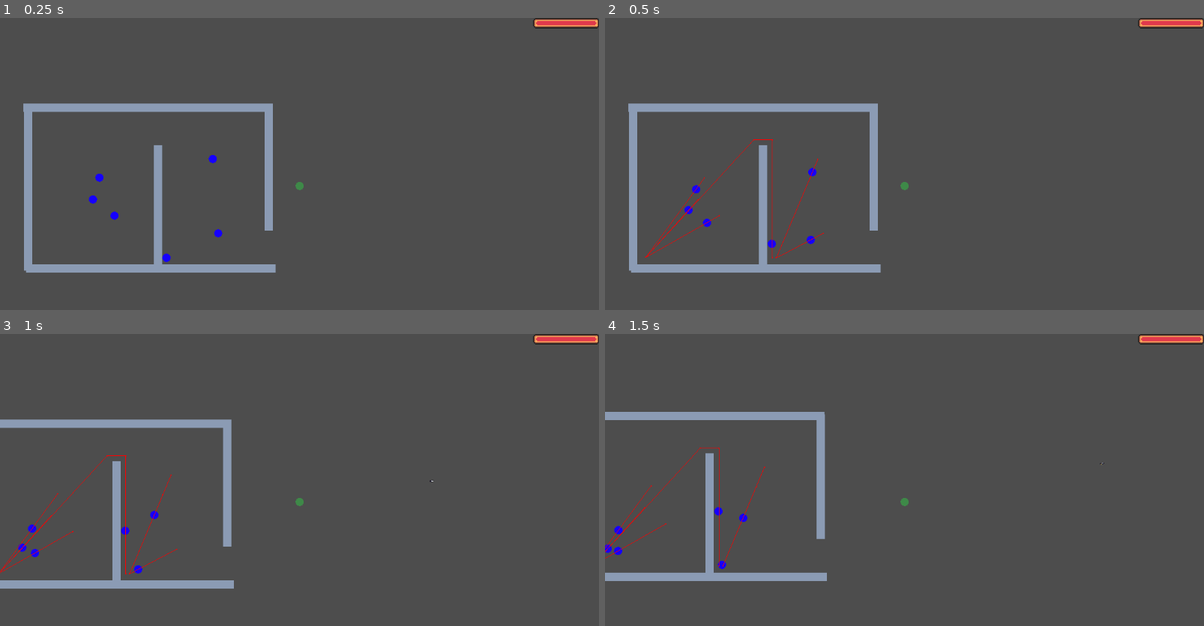
Above: before the commit, frames 1-4 (two rows, left to right).
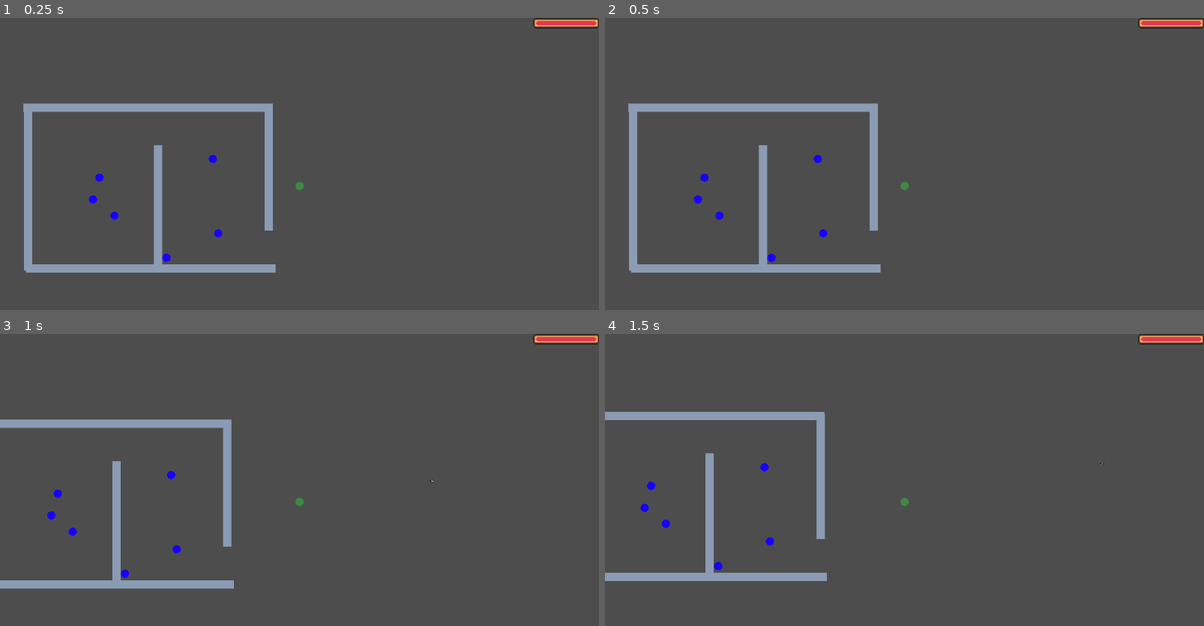
Above: after the commit, the same moments.

Repository: whocares-abt/fast-pace
Game: Godot game, scene res://Scenes/debug_map.tscn
Same seed, same stepped clock (60 frames per second), same inputs: the game is played once before the commit and once after it.
Inputs (mouse positions are in pixels of both pictures, inside the frame that each line leads up to):
- Up to frame 1 (0.25 s): no input
- Up to frame 2 (0.5 s): no input
- Up to frame 3 (1 s): move the mouse to (431, 485) at 0.52 s; hold D (move_right) from 0.53 s (still down); hold Right mouse button (ability) from 0.53 s (still down); tap Shift (bullet_time) at 0.8 s
- Up to frame 4 (1.5 s): move the mouse to (784, 517) at 1.27 s; release D (move_right) at 1.28 s; release Right mouse button (ability) at 1.28 s; hold S (move_down) from 1.28 s (still down); tap Shift (bullet_time) at 1.35 s

Frame 1 is identical in both runs. In frame 2, 0.7% of the frame differs, in the area x 6-38%, y 41-84%; in frame 3, 0.7%; in frame 4, 0.6%.

Commit message:
Added vision cones (buggy). Tried other forms of patrolling (buggy)

Diff:
--- /dev/null
+++ b/Resources/Patrols/debug_map_patrol_1.tres
@@ -0,0 +1,7 @@
+[gd_resource type="Curve2D" format=3 uid="uid://b4ilbtjs3th6l"]
+
+[resource]
+_data = {
+"points": PackedVector2Array(0, 0, 0, 0, -11, 212, 0, 0, 0, 0, -14, -157, 0, 0, 0, 0, 246, -152, 0, 0, 0, 0, 225, 212, 0, 0, 0, 0, -11, 212)
+}
+point_count = 5
--- a/Resources/Patrols/debug_map_patrol_2.tres
+++ b/Resources/Patrols/debug_map_patrol_2.tres
@@ -2,6 +2,6 @@
 
 [resource]
 _data = {
-"points": PackedVector2Array(0, 0, 0, 0, -593.45013, 334.60486, 0, 0, 0, 0, -598.7112, -228.331, 0, 0, 0, 0, -163.09357, -229.38321, 0, 0, 0, 0, -172.5635, 325.13492, 0, 0, 0, 0, -593.45013, 334.60486)
+"points": PackedVector2Array(0, 0, 0, 0, -531.3693, 251.47975, 0, 0, 0, 0, -534, -189, 0, 0, 0, 0, -192, -176, 0, 0, 0, 0, -206, 257, 0, 0, 0, 0, -531.3693, 251.47975)
 }
 point_count = 5
--- /dev/null
+++ b/Scenes/AI/patrol_component.tscn
@@ -0,0 +1,13 @@
+[gd_scene load_steps=3 format=3 uid="uid://bpwhnhgxkydrx"]
+
+[ext_resource type="Script" uid="uid://d4cfqyjxki0wo" path="res://Scripts/AI/patrol_component.gd" id="1_k2np0"]
+
+[sub_resource type="Curve2D" id="Curve2D_3mvby"]
+
+[node name="PatrolComponent" type="Path2D"]
+curve = SubResource("Curve2D_3mvby")
+script = ExtResource("1_k2np0")
+
+[node name="PathFollow2D" type="PathFollow2D" parent="."]
+
+[node name="PatrolStart" type="Node2D" parent="."]
--- a/Scenes/AI/patrol_path.tscn
+++ b/Scenes/AI/patrol_path_deprecated.tscn
@@ -8,13 +8,9 @@
 curve = ExtResource("1_ndmey")
 script = ExtResource("1_cptgr")
 
+[node name="PathFollow2D" type="PathFollow2D" parent="."]
+position = Vector2(-531.3696, 251.42729)
+rotation = -1.5767685
+progress = 0.1
+
 [node name="PatrolStart" type="Node2D" parent="."]
-
-[node name="PathFollow2D" type="PathFollow2D" parent="."]
-position = Vector2(-593.71606, 314.7132)
-rotation = -1.5801418
-progress = 19.741707
-h_offset = -0.08
-rotates = false
-
-[node name="Sprite2D" type="Sprite2D" parent="PathFollow2D"]
--- /dev/null
+++ b/Scenes/AI/vision_detector.tscn
@@ -0,0 +1,14 @@
+[gd_scene load_steps=2 format=3 uid="uid://og744yjrgqlu"]
+
+[ext_resource type="Script" uid="uid://dc4fp7jobnvfh" path="res://Scripts/AI/vision_detector.gd" id="1_ugat2"]
+
+[node name="VisionDetector" type="Area2D"]
+collision_layer = 0
+collision_mask = 16
+script = ExtResource("1_ugat2")
+
+[node name="RayCast2D" type="RayCast2D" parent="."]
+collision_mask = 24
+collide_with_areas = true
+
+[connection signal="area_entered" from="." to="." method="_on_area_entered"]
--- /dev/null
+++ b/Scenes/AI/vision_hitbox.tscn
@@ -0,0 +1,5 @@
+[gd_scene format=3 uid="uid://dde0kstwj0d7"]
+
+[node name="VisionHitbox" type="Area2D"]
+collision_layer = 16
+collision_mask = 0
--- a/Scenes/Characters/enemy_character.tscn
+++ b/Scenes/Characters/enemy_character.tscn
@@ -1,9 +1,11 @@
-[gd_scene load_steps=10 format=3 uid="uid://uriwqjsj2l17"]
+[gd_scene load_steps=13 format=3 uid="uid://uriwqjsj2l17"]
 
 [ext_resource type="Texture2D" uid="uid://bkgx3t4wcwml7" path="res://Assets/Art/Textures/Characters/Enemy.png" id="1_kjxs3"]
 [ext_resource type="Script" uid="uid://rgjg7yqphkf0" path="res://Scripts/Characters/enemy_character.gd" id="1_nraa5"]
 [ext_resource type="PackedScene" uid="uid://u2sytbk4b1vf" path="res://Scenes/AI/navigation_component.tscn" id="2_f31sj"]
+[ext_resource type="PackedScene" uid="uid://og744yjrgqlu" path="res://Scenes/AI/vision_detector.tscn" id="3_mwus0"]
 [ext_resource type="PackedScene" uid="uid://jtjvgtyiaplq" path="res://Scenes/Combat/hitbox.tscn" id="3_sdh2x"]
+[ext_resource type="PackedScene" uid="uid://bpwhnhgxkydrx" path="res://Scenes/AI/patrol_component.tscn" id="3_v16rk"]
 [ext_resource type="Material" uid="uid://bljcxy5kcv03j" path="res://Resources/Particles/blood_splatter.tres" id="4_najb4"]
 
 [sub_resource type="AtlasTexture" id="AtlasTexture_nraa5"]
@@ -35,14 +37,14 @@
 [sub_resource type="CircleShape2D" id="CircleShape2D_sdh2x"]
 radius = 21.023796
 
+[sub_resource type="RectangleShape2D" id="RectangleShape2D_mwus0"]
+size = Vector2(185, 20)
+
 [node name="EnemyCharacter" type="CharacterBody2D"]
 collision_layer = 4
 collision_mask = 4
 motion_mode = 1
 script = ExtResource("1_nraa5")
-
-[node name="NavComp" parent="." instance=ExtResource("2_f31sj")]
-debug_enabled = true
 
 [node name="AnimatedSprite2D" type="AnimatedSprite2D" parent="."]
 sprite_frames = SubResource("SpriteFrames_sdh2x")
@@ -55,6 +57,17 @@
 [node name="CollisionShape2D" type="CollisionShape2D" parent="Hitbox"]
 shape = SubResource("CircleShape2D_sdh2x")
 
+[node name="NavComp" parent="." instance=ExtResource("2_f31sj")]
+debug_enabled = true
+
+[node name="PatrolComp" parent="." instance=ExtResource("3_v16rk")]
+
+[node name="VisionDetector" parent="." instance=ExtResource("3_mwus0")]
+
+[node name="CollisionShape2D" type="CollisionShape2D" parent="VisionDetector"]
+position = Vector2(117, 0)
+shape = SubResource("RectangleShape2D_mwus0")
+
 [node name="GPUParticles2D" type="GPUParticles2D" parent="."]
 z_index = -5
 emitting = false
@@ -64,3 +77,4 @@
 process_material = ExtResource("4_najb4")
 
 [connection signal="hurtbox_entered" from="Hitbox" to="." method="_on_hitbox_hurtbox_entered"]
+[connection signal="player_detected" from="VisionDetector" to="." method="_on_vision_detector_player_detected"]
--- a/Scenes/Characters/player_character.tscn
+++ b/Scenes/Characters/player_character.tscn
@@ -6,6 +6,7 @@
 [ext_resource type="PackedScene" uid="uid://jtjvgtyiaplq" path="res://Scenes/Combat/hitbox.tscn" id="3_i26gt"]
 [ext_resource type="PackedScene" uid="uid://ybredfnd482x" path="res://Scenes/Combat/bullet_time.tscn" id="3_mnpb2"]
 [ext_resource type="PackedScene" uid="uid://bipbfe8i3mrdl" path="res://Scenes/Combat/knife_throw.tscn" id="4_hicqa"]
+[ext_resource type="PackedScene" uid="uid://dde0kstwj0d7" path="res://Scenes/AI/vision_hitbox.tscn" id="6_hicqa"]
 [ext_resource type="Material" uid="uid://bljcxy5kcv03j" path="res://Resources/Particles/blood_splatter.tres" id="7_mnpb2"]
 
 [sub_resource type="AtlasTexture" id="AtlasTexture_i26gt"]
@@ -32,10 +33,13 @@
 }]
 
 [sub_resource type="CircleShape2D" id="CircleShape2D_oigcr"]
-radius = 16.03122
+radius = 17.0
+
+[sub_resource type="CircleShape2D" id="CircleShape2D_f176k"]
+radius = 14.0
 
 [sub_resource type="CircleShape2D" id="CircleShape2D_3pywu"]
-radius = 17.0
+radius = 14.0
 
 [node name="PlayerCharacter" type="CharacterBody2D"]
 script = ExtResource("1_l560e")
@@ -54,6 +58,11 @@
 
 [node name="CollisionShape2D" type="CollisionShape2D" parent="."]
 shape = SubResource("CircleShape2D_oigcr")
+
+[node name="VisionHitbox" parent="." instance=ExtResource("6_hicqa")]
+
+[node name="CollisionShape2D" type="CollisionShape2D" parent="VisionHitbox"]
+shape = SubResource("CircleShape2D_f176k")
 
 [node name="Hitbox" parent="." instance=ExtResource("3_i26gt")]
 
--- a/Scenes/Environment/wall.tscn
+++ b/Scenes/Environment/wall.tscn
@@ -28,5 +28,5 @@
 
 [node name="Polygon2D" type="Polygon2D" parent="."]
 color = Color(1, 1, 1, 0)
-polygon = PackedVector2Array(-16, -16, -16, 16, 16, 16, 16, -16)
+polygon = PackedVector2Array(-18, -18, -18, 18, 18, 18, 18, -18)
 uv = PackedVector2Array(-19, -18, -19, 19, 19, 19, 19, -18)
--- a/Scenes/debug_map.tscn
+++ b/Scenes/debug_map.tscn
@@ -1,22 +1,19 @@
-[gd_scene load_steps=11 format=3 uid="uid://b2auqnh7xqqrx"]
+[gd_scene load_steps=12 format=3 uid="uid://b2auqnh7xqqrx"]
 
+[ext_resource type="Script" uid="uid://bu5wty21ks84t" path="res://Scripts/debug_map.gd" id="1_ctkch"]
 [ext_resource type="PackedScene" uid="uid://cfeafjqb4thpf" path="res://Scenes/Characters/player_character.tscn" id="1_ngmhs"]
 [ext_resource type="PackedScene" uid="uid://bu0d3bicfpl4t" path="res://Scenes/Environment/wall.tscn" id="2_jcsea"]
 [ext_resource type="NavigationPolygon" uid="uid://bs5dweb3g7xgm" path="res://Resources/NavPoly/debug_map.tres" id="3_frd8m"]
 [ext_resource type="PackedScene" uid="uid://uriwqjsj2l17" path="res://Scenes/Characters/enemy_character.tscn" id="4_6mob1"]
 [ext_resource type="PackedScene" uid="uid://b4la54oa07emn" path="res://Scenes/Combat/bullet_manager.tscn" id="4_gu212"]
 [ext_resource type="PackedScene" uid="uid://cwav53n6w8kp3" path="res://Scenes/AI/navigation_region.tscn" id="5_gu212"]
-[ext_resource type="PackedScene" uid="uid://4lipgn085g6v" path="res://Scenes/AI/patrol_path.tscn" id="6_60603"]
+[ext_resource type="Curve2D" uid="uid://b4ilbtjs3th6l" path="res://Resources/Patrols/debug_map_patrol_1.tres" id="7_ctkch"]
 [ext_resource type="PackedScene" uid="uid://dm4gkq86dil4c" path="res://Scenes/UI/game_ui.tscn" id="7_gnyyd"]
 [ext_resource type="Script" uid="uid://bhgtcghfpf7w4" path="res://Scripts/UI/game_ui.gd" id="8_1on00"]
-
-[sub_resource type="Curve2D" id="Curve2D_60603"]
-_data = {
-"points": PackedVector2Array(0, 0, 0, 0, -65.23743, 336.7093, 0, 0, 0, 0, -62.080776, -219.91325, 0, 0, 0, 0, 284.09845, -225.17433, 0, 0, 0, 0, 284.09845, 334.60486, 0, 0, 0, 0, -65.23743, 336.7093)
-}
-point_count = 5
+[ext_resource type="Curve2D" uid="uid://dxle0d5do3eli" path="res://Resources/Patrols/debug_map_patrol_2.tres" id="8_i7f47"]
 
 [node name="DebugMap" type="Node2D"]
+script = ExtResource("1_ctkch")
 
 [node name="PlayerCharacter" parent="." instance=ExtResource("1_ngmhs")]
 position = Vector2(431, 43)
@@ -26,7 +23,6 @@
 zoom = Vector2(0.5, 0.5)
 
 [node name="NavigationRegion" parent="." instance=ExtResource("5_gu212")]
-visible = false
 navigation_polygon = ExtResource("3_frd8m")
 
 [node name="Walls" type="Node2D" parent="."]
@@ -55,44 +51,37 @@
 position = Vector2(314, -24)
 scale = Vector2(1, 15)
 
-[node name="PatrolPaths" type="Node2D" parent="."]
-
-[node name="PatrolPath" parent="PatrolPaths" instance=ExtResource("6_60603")]
-curve = SubResource("Curve2D_60603")
-
-[node name="PatrolPath2" parent="PatrolPaths" instance=ExtResource("6_60603")]
-
 [node name="Enemies" type="Node2D" parent="."]
 
-[node name="EnemyCharacter" parent="Enemies" node_paths=PackedStringArray("player", "patrol_path") instance=ExtResource("4_6mob1")]
+[node name="EnemyCharacter" parent="Enemies" node_paths=PackedStringArray("player") instance=ExtResource("4_6mob1")]
 position = Vector2(-363, 95)
 player = NodePath("../../PlayerCharacter")
-patrol_path = NodePath("../../PatrolPaths/PatrolPath2")
+patrol_path = ExtResource("7_ctkch")
 
-[node name="EnemyCharacter2" parent="Enemies" node_paths=PackedStringArray("player", "patrol_path") instance=ExtResource("4_6mob1")]
+[node name="EnemyCharacter2" parent="Enemies" node_paths=PackedStringArray("player") instance=ExtResource("4_6mob1")]
 position = Vector2(-281, 157)
 player = NodePath("../../PlayerCharacter")
-patrol_path = NodePath("../../PatrolPaths/PatrolPath2")
+patrol_path = ExtResource("8_i7f47")
 
-[node name="EnemyCharacter3" parent="Enemies" node_paths=PackedStringArray("player", "patrol_path") instance=ExtResource("4_6mob1")]
+[node name="EnemyCharacter3" parent="Enemies" node_paths=PackedStringArray("player") instance=ExtResource("4_6mob1")]
 position = Vector2(-338, 11)
 player = NodePath("../../PlayerCharacter")
-patrol_path = NodePath("../../PatrolPaths/PatrolPath2")
+patrol_path = ExtResource("8_i7f47")
 
-[node name="EnemyCharacter4" parent="Enemies" node_paths=PackedStringArray("player", "patrol_path") instance=ExtResource("4_6mob1")]
+[node name="EnemyCharacter4" parent="Enemies" node_paths=PackedStringArray("player") instance=ExtResource("4_6mob1")]
 position = Vector2(98, -61)
 player = NodePath("../../PlayerCharacter")
-patrol_path = NodePath("../../PatrolPaths/PatrolPath")
+patrol_path = ExtResource("7_ctkch")
 
-[node name="EnemyCharacter5" parent="Enemies" node_paths=PackedStringArray("player", "patrol_path") instance=ExtResource("4_6mob1")]
+[node name="EnemyCharacter5" parent="Enemies" node_paths=PackedStringArray("player") instance=ExtResource("4_6mob1")]
 position = Vector2(119, 225)
 player = NodePath("../../PlayerCharacter")
-patrol_path = NodePath("../../PatrolPaths/PatrolPath")
+patrol_path = ExtResource("8_i7f47")
 
-[node name="EnemyCharacter6" parent="Enemies" node_paths=PackedStringArray("player", "patrol_path") instance=ExtResource("4_6mob1")]
+[node name="EnemyCharacter6" parent="Enemies" node_paths=PackedStringArray("player") instance=ExtResource("4_6mob1")]
 position = Vector2(-80, 320)
 player = NodePath("../../PlayerCharacter")
-patrol_path = NodePath("../../PatrolPaths/PatrolPath2")
+patrol_path = ExtResource("7_ctkch")
 
 [node name="BulletManager" parent="." instance=ExtResource("4_gu212")]
 
--- /dev/null
+++ b/Scripts/AI/patrol_component.gd
@@ -0,0 +1,46 @@
+extends Path2D
+
+var patrol_speed
+@onready var patrol_start = $PatrolStart
+@onready var path_follow = $PathFollow2D
+
+# Called when the node enters the scene tree for the first time.
+func _ready() -> void:
+	pass
+
+func _process(delta: float) -> void:
+	path_follow.progress += patrol_speed*delta
+
+func start_patrol():
+	path_follow.progress = 0
+
+func add_patrollers(nodes):
+	for node in nodes:
+		node.transform = path_follow.transform
+		node.reparent(path_follow)
+
+func get_patrollers():
+	var children = []
+	for child in path_follow.get_children():
+		children.append(child)
+	return children
+
+func get_position_in_patrol():
+	return path_follow.transform
+
+func update_patrol_path(new_path):
+	curve = new_path
+	update_patrol_start()
+
+func update_patrol_speed(new_speed):
+	patrol_speed = new_speed
+
+func update_patrol_start():
+	if (curve == null):
+		printerr("No patrol path")
+		return
+
+	patrol_start.position = curve.get_point_position(0)
+
+func get_patrol_start():
+	return patrol_start
--- a/Scripts/AI/patrol_path.gd
+++ b/Scripts/AI/patrol_path.gd
@@ -21,6 +21,8 @@
 
 	node.reparent(new_path_follow)
 
+	return new_path_follow
+
 func create_new_path_follow(patrol_speed : float):
 	var path_follow = PathFollow2D.new()
 
@@ -29,8 +31,9 @@
 	path_follow_dict[path_follow] = patrol_speed
 	return path_follow
 
-func remove_patrol_path(patrol_path : PathFollow2D):
-	# Remove patrol path if they have no child
+func pause_patrol_path_follow(patrol_path : PathFollow2D):
+	# Remove patrol path
+	path_follow_dict.erase(patrol_path)
 	remove_child(patrol_path)
 
 func get_start_node():
--- /dev/null
+++ b/Scripts/AI/vision_detector.gd
@@ -0,0 +1,13 @@
+extends Area2D
+
+signal player_detected(player : Node2D)
+
+# Detects if there are any walls to detect
+@onready var vision_raycast = $RayCast2D
+
+func _on_area_entered(area: Area2D) -> void:
+	vision_raycast.set_target_position(area.position)
+	print(vision_raycast.is_colliding())
+	if (vision_raycast.get_collider()):
+		var colliding_obj = vision_raycast.get_collider()
+		player_detected.emit()
--- a/Scripts/Autoloads/navigation_signal_bus.gd
+++ b/Scripts/Autoloads/navigation_signal_bus.gd
@@ -2,3 +2,5 @@
 
 # Signal emitted by walls to nav mesh for baking scene
 signal polygon_added(polygon, polygon_transform)
+
+signal leaving_patrol(node)
--- a/Scripts/Characters/enemy_character.gd
+++ b/Scripts/Characters/enemy_character.gd
@@ -1,25 +1,30 @@
 extends CharacterBody2D
 
-@export var SPEED = 300
-
+# Child nodes
 @onready var particle = $GPUParticles2D
-@onready var animation_sprite = $AnimatedSprite2D
+@onready var sprite = $AnimatedSprite2D
 
 @onready var collision_body = $CollisionShape2D
 @onready var hitbox = $Hitbox
 
 @onready var nav_comp = $NavComp
+@onready var patrol_comp = $PatrolComp
+@onready var vision_comp = $VisionDetector
 
+# Interacting with map
+@export var SPEED = 300
 @export var player : Node2D
-@export var patrol_path : Path2D
+@export var patrol_path : Curve2D
+
 var patrol_start_point
+var patrollers
 
 # Defining state
 
 enum EnemyState {
 	PATROL, # Enemy patrols particular path
 	AGGRO, # Enemy chases player
-	RETURN_TO_PATROL # Enemy returns to patrol after deaggro
+	RETURN_PATROL # Enemy returns to patrol after deaggro
 }
 
 var current_state : EnemyState
@@ -27,16 +32,24 @@
 func get_current_state():
 	return current_state
 
-func set_current_state(new_state):
-	current_state = new_state
+# Ready and update funcion
 
 func _ready() -> void:
-	if (patrol_path == null):
-		printerr("No patrol path")
-	else:
-		patrol_start_point = patrol_path.get_start_node()
+	patrol_comp.update_patrol_path(patrol_path)
 
-	switch_state(EnemyState.RETURN_TO_PATROL)
+	patrol_comp.update_patrol_speed(300)
+	patrol_start_point = patrol_comp.get_patrol_start()
+	patrollers = [sprite, particle, collision_body, hitbox, vision_comp]
+
+	current_state = EnemyState.AGGRO
+
+	await get_tree().create_timer(5).timeout
+
+	switch_state(EnemyState.RETURN_PATROL)
+
+	await get_tree().create_timer(5).timeout
+
+	switch_state(EnemyState.AGGRO)
 
 func _physics_process(_delta: float) -> void:
 	match current_state:
@@ -46,7 +59,7 @@
 		EnemyState.PATROL:
 			patrol_behaviour()
 
-		EnemyState.RETURN_TO_PATROL:
+		EnemyState.RETURN_PATROL:
 			return_patrol_behaviour()
 
 	move_and_slide()
@@ -55,7 +68,8 @@
 
 func aggro_behaviour():
 	if (not nav_comp.is_target_reachable()):
-		switch_state(EnemyState.RETURN_TO_PATROL)
+		switch_state(EnemyState.RETURN_PATROL)
+		pass
 
 	if (not nav_comp.is_target_reached()):
 		nav_to_goal() # Goal is player
@@ -75,6 +89,16 @@
 # Switching states
 
 func switch_state(new_state : EnemyState):
+	match current_state:
+		EnemyState.PATROL:
+			switch_from_patrol()
+
+		EnemyState.AGGRO:
+			switch_from_aggro()
+
+		EnemyState.RETURN_PATROL:
+			switch_from_return_patrol()
+
 	match new_state:
 		EnemyState.PATROL:
 			switch_to_patrol()
@@ -82,27 +106,42 @@
 		EnemyState.AGGRO:
 			switch_to_aggro()
 
-		EnemyState.RETURN_TO_PATROL:
+		EnemyState.RETURN_PATROL:
 			switch_to_return_patrol()
 
+# Exiting current state
+
+func switch_from_patrol():
+	var curr_transform = patrol_comp.get_position_in_patrol()
+	var patrollers = patrol_comp.get_patrollers()
+	for i in patrollers:
+		i.reparent(self)
+	transform = curr_transform
+
+func switch_from_aggro():
+	update_nav_goal(null)
+
+func switch_from_return_patrol():
+	update_nav_goal(null)
+
+# Entering new states
+
 func switch_to_patrol():
-	current_state = EnemyState.PATROL
-	if (patrol_path == null):
-		printerr("No patrol path for enemy")
-		return
-	patrol_path.add_new_patroller(self, SPEED)
+	# In patrol we put sprite, collision, hitbox and vision comp into patrol path
+	patrol_comp.add_patrollers(patrollers)
+	patrol_comp.start_patrol()
+	pass
 
 func switch_to_aggro():
 	current_state = EnemyState.AGGRO
 	update_nav_goal(player)
 
 func switch_to_return_patrol():
-	current_state = EnemyState.RETURN_TO_PATROL
+	current_state = EnemyState.RETURN_PATROL
 	if (patrol_start_point == null):
 		printerr("No patrol start point")
 		return
 	update_nav_goal(patrol_start_point)
-
 
 # Navigation functions
 func update_nav_goal(new_goal):
@@ -116,7 +155,7 @@
 
 func _on_hitbox_hurtbox_entered(area: Variant) -> void:
 	if ("Player" in area.hurtbox_owners):
-		animation_sprite.play("dead")
+		sprite.play("dead")
 		particle.emitting = true
 		disable_enemy.call_deferred()
 
@@ -134,3 +173,9 @@
 func pause_particle_process():
 	# To prevent particles from despawning - blood splatters stay
 	particle.process_mode = Node.PROCESS_MODE_DISABLED
+
+# On detecting player
+
+func _on_vision_detector_player_detected(player: Node2D) -> void:
+	switch_state(EnemyState.AGGRO)
+	print("HELOO")
--- a/Scripts/Combat/ability.gd
+++ b/Scripts/Combat/ability.gd
@@ -1,7 +1,7 @@
 class_name Ability
 extends Node2D
 
-var stats : AbilityStats
+var ability_stats : AbilityStats
 
 var ability_name
 var mana_cost
@@ -13,13 +13,13 @@
 	pass # Replace with function body.
 
 func update_stats(stats : AbilityStats):
-	ability_name = stats.ability_name
-	mana_cost = stats.mana_cost
-	cooldown = stats.cooldown
+	ability_name = ability_stats.ability_name
+	mana_cost = ability_stats.mana_cost
+	cooldown = ability_stats.cooldown
 
 func load_stats(file_name):
-	stats = load(file_name)
-	update_stats(stats)
+	ability_stats = load(file_name)
+	update_stats(ability_stats)
 
 var activate : Callable = func():
 	pass
--- /dev/null
+++ b/Scripts/debug_map.gd
@@ -0,0 +1,15 @@
+extends Node2D
+
+@onready var enemies_node = $Enemies
+
+# Called when the node enters the scene tree for the first time.
+func _ready() -> void:
+	NavigationSignalBus.connect("leaving_patrol", put_enemy_in_scene)
+
+
+# Called every frame. 'delta' is the elapsed time since the previous frame.
+func _process(delta: float) -> void:
+	pass
+
+func put_enemy_in_scene(node : Node2D):
+	node.reparent(self)
--- a/project.godot
+++ b/project.godot
@@ -69,6 +69,7 @@
 2d_physics/layer_2="Hitbox/Hurtboxes"
 2d_physics/layer_3="Enemy/Environment"
 2d_physics/layer_4="Destroyable objects like bullets/Environment"
+2d_physics/layer_5="Vision"
 
 [rendering]
 
Not shown: 1 places in Scenes/Characters/player_character.tscn that only renumber resources
Not shown, added: Scripts/AI/patrol_component.gd.uid
Not shown, added: Scripts/AI/vision_detector.gd.uid
Not shown, added: Scripts/debug_map.gd.uid
Not shown, added: export_presets.cfg
